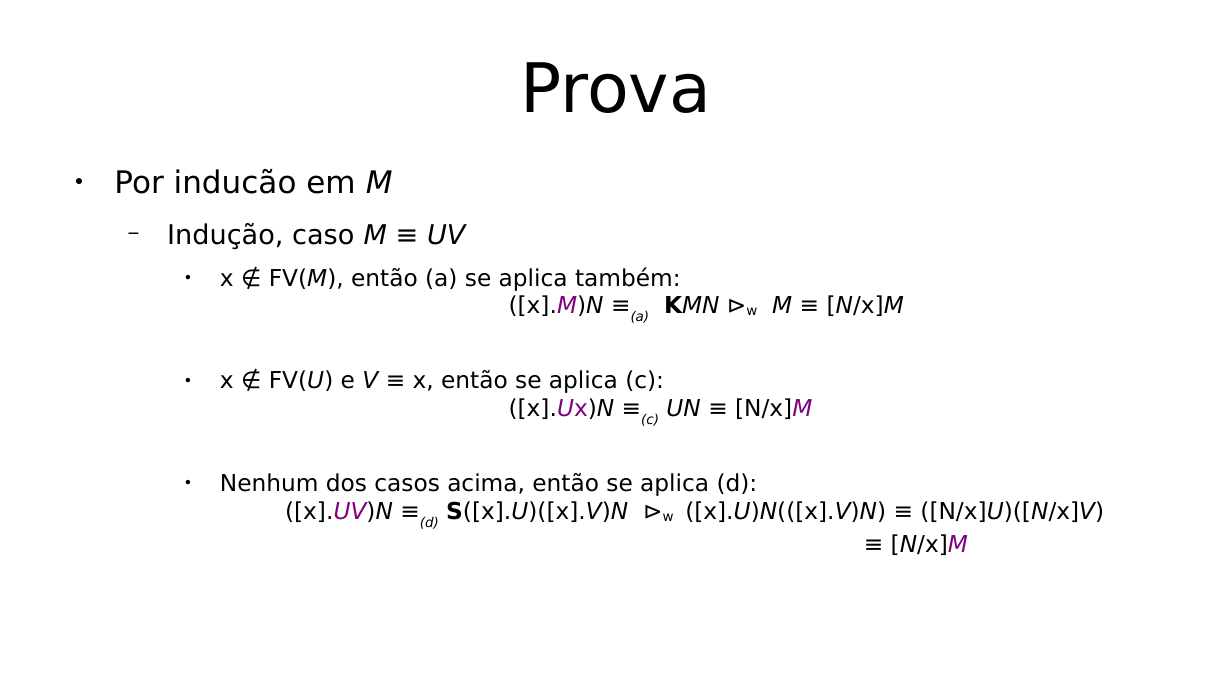
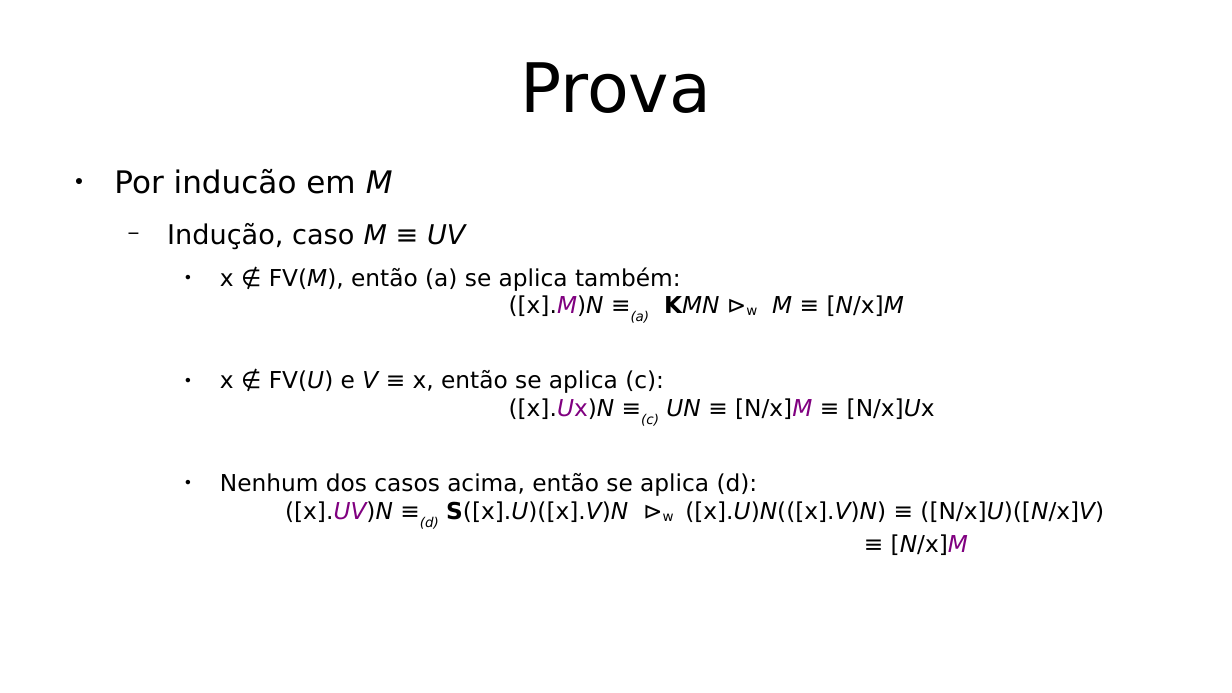
Before and after one commit to hlah/teoria_da_computacao, a slide deck: slide 22 of pesquisa/slides.odp. Drawn at 1232x693 pixels with LibreOffice and Linux fonts; fonts in the diff are those of the drawing. Boxes give left, top, right and bottom in pixels: in the first picture for what was removed or moved away, otherwise in the second. Text is boxed around its words. In the diff, an @@ line names an element or a change of style, - is before the commit and + after.

```diff
--- a/pesquisa/slides.odp
+++ b/pesquisa/slides.odp
@@ text at [220, 370, 935, 426]: text changed @@
-    ● x ∉ FV(U) e V ≡ x, então se aplica (c):
-      ([x].Ux)N ≡(c) UN ≡ [N/x]M
+    ● x ∉ FV(U) e V ≡ x, então se aplica (c):
+      ([x].Ux)N ≡(c) UN ≡ [N/x]M ≡ [N/x]Ux
```
Also in this commit, not shown: 3 other slides changed.
